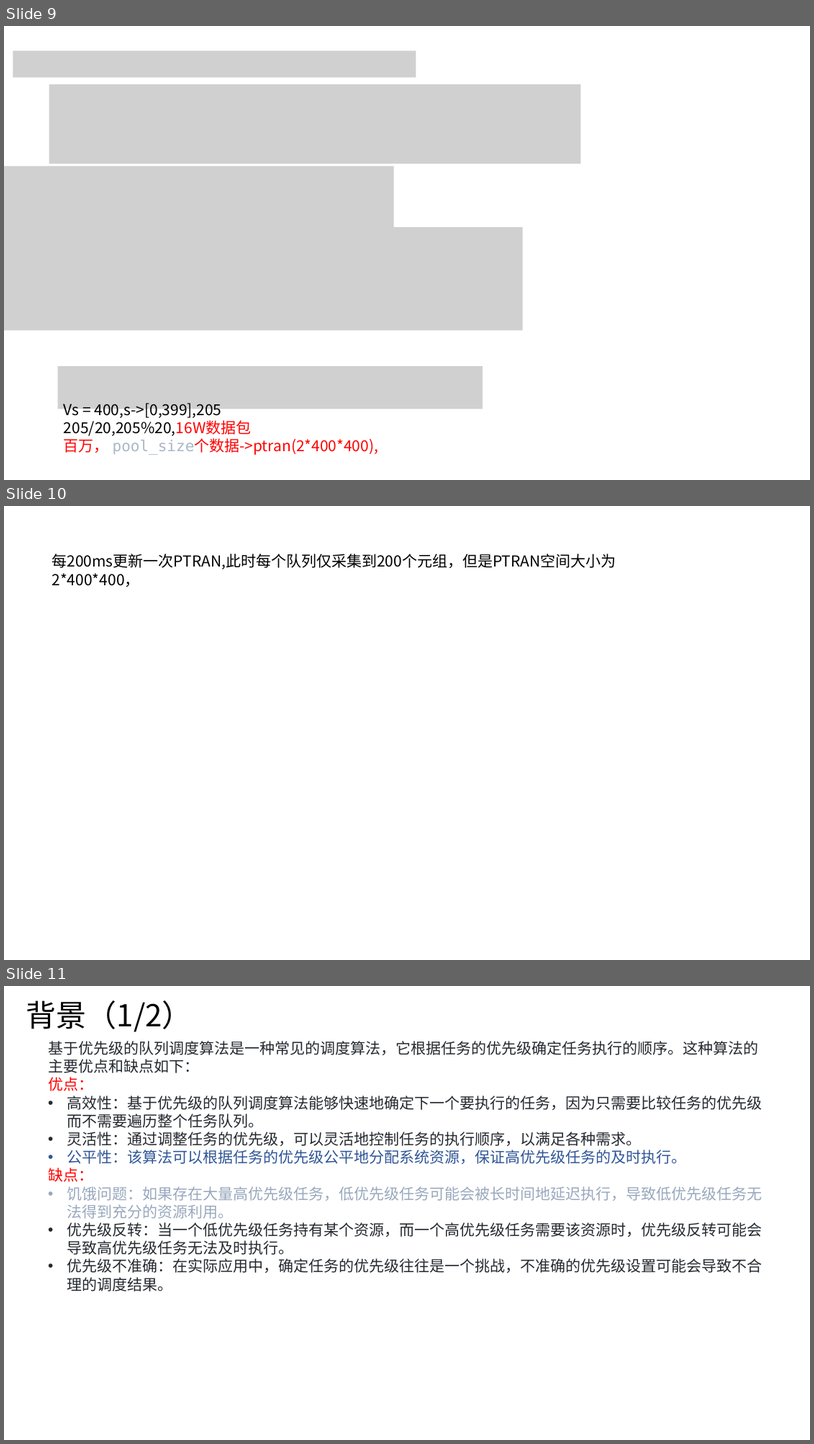
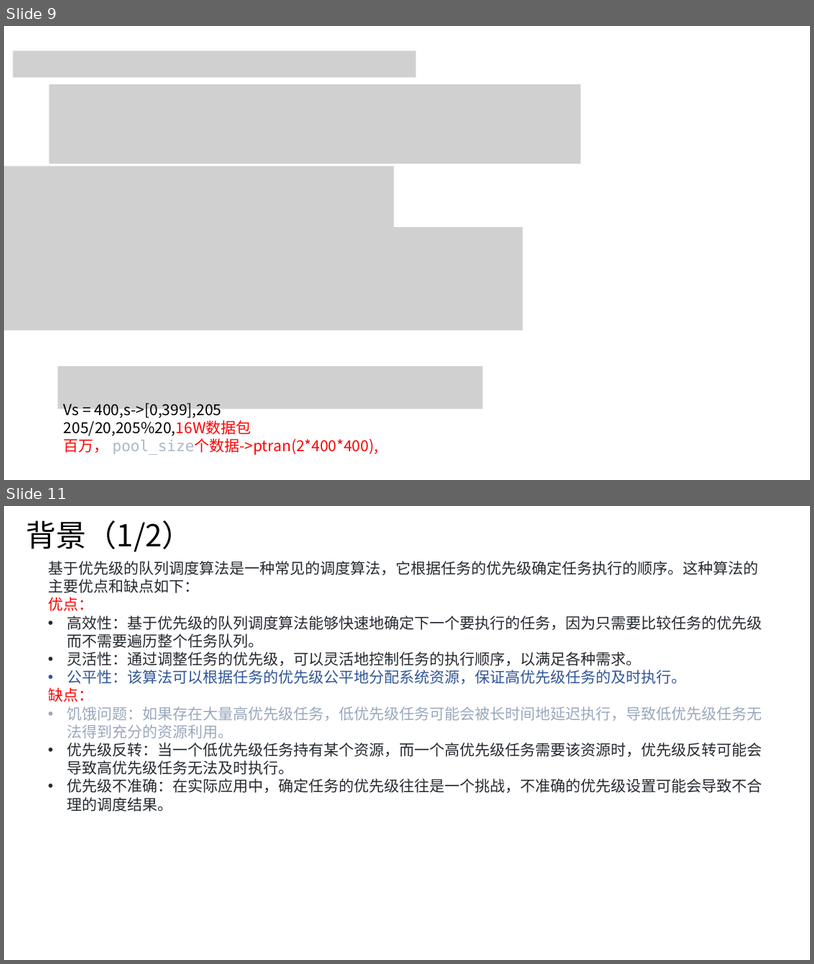
Before and after one commit to JinPeng-Zhang/RMAB, a slide deck: PPT/ECN-WI - 副本.pptx. Shown one above the other, each under a label of ours: slides 9, 10 and 11 before the commit, slides 9 and 11 after it; the slides between them are not shown. The pictures are 814x1444 and 814x964 pixels, drawn with LibreOffice and Linux fonts; fonts in the diff are those of the drawing; grey boxes stand for pictures. Boxes give left, top, right and bottom in pixels: in the first picture for what was removed or moved away, otherwise in the second. Text is boxed around its words. In the diff, an @@ line names an element or a change of style, - is before the commit and + after.

```diff
--- a/PPT/ECN-WI - 副本.pptx
+++ b/PPT/ECN-WI - 副本.pptx
@@ slide 10 removed at (4, 506, 810, 960), background #FFFFFF @@
@@ text removed at (52, 554, 617, 587) @@
-每200ms更新一次PTRAN,此时每个队列仅采集到200个元组，但是PTRAN空间大小为2*400*400，
```
Also in this commit, not shown: 5 slides changed, 4 slides added, 8 other files.
